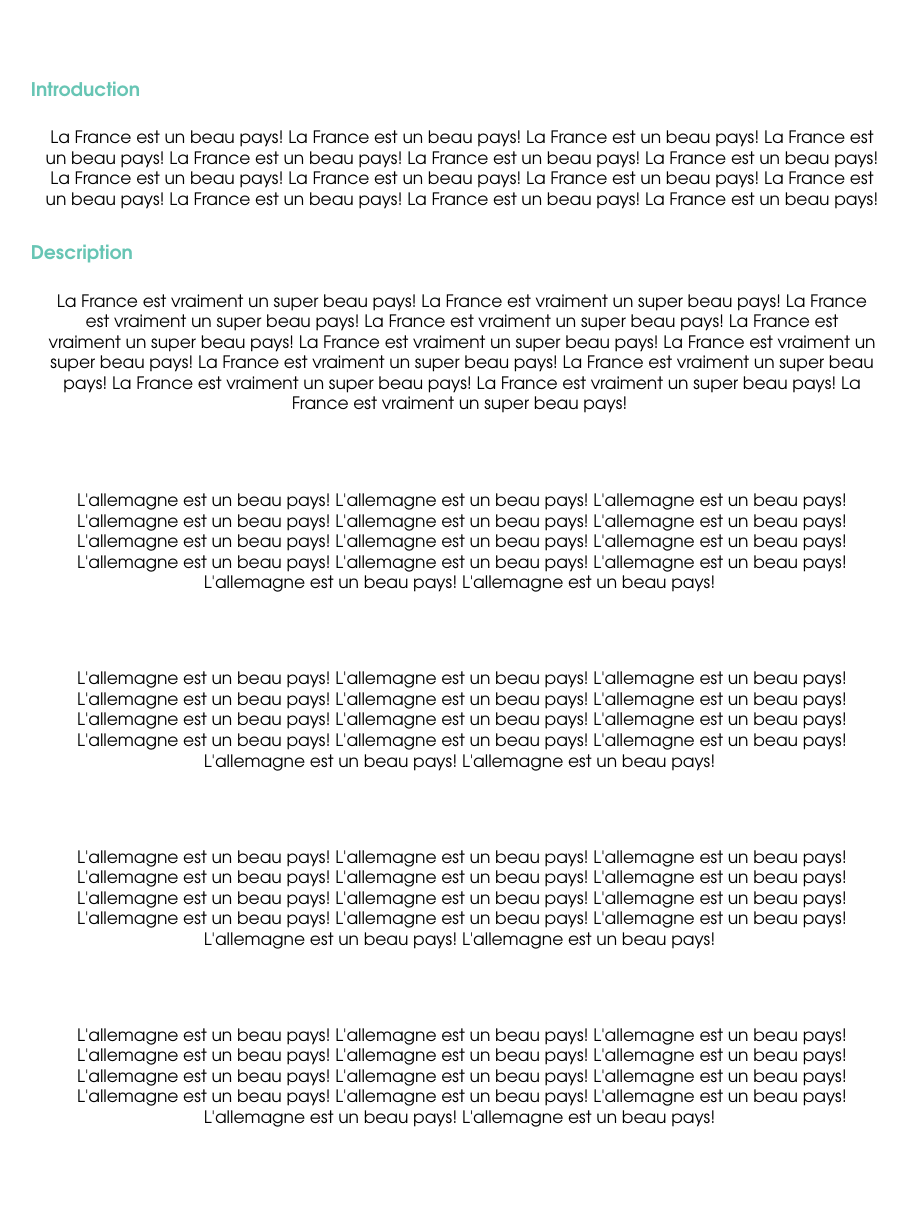
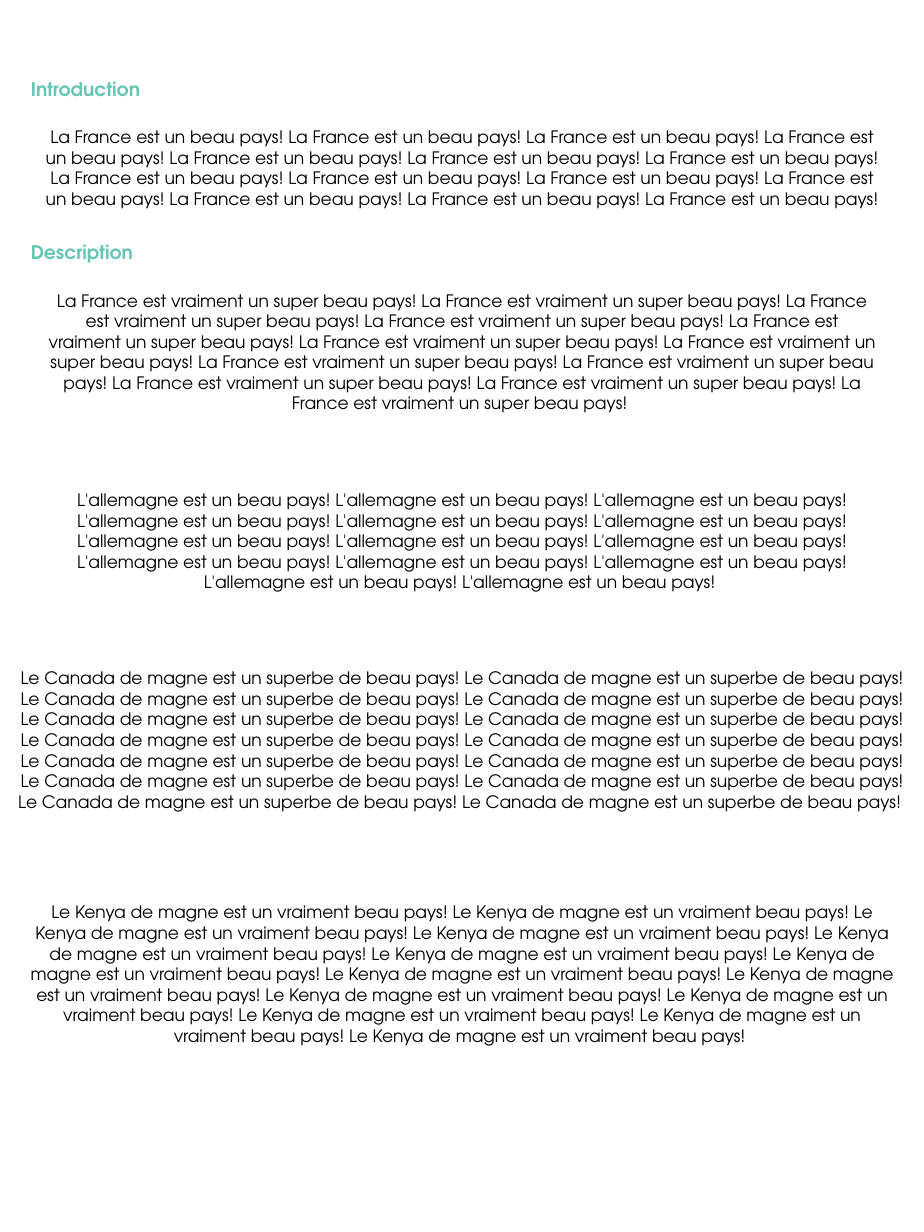
Before and after one commit to Msa360/pptx_template_cin, a slide deck: slide 2 of powerpoints/test.pptx. Drawn at 924x1232 pixels with LibreOffice and Linux fonts; fonts in the diff are those of the drawing; background and template pictures are left out. Boxes give left, top, right and bottom in pixels: in the first picture for what was removed or moved away, otherwise in the second. Text is boxed around its words. In the diff, an @@ line names an element or a change of style, - is before the commit and + after.

```diff
--- a/powerpoints/test.pptx
+++ b/powerpoints/test.pptx
@@ text at [18,671,903,812]: text changed @@
-L'allemagne est un beau pays! L'allemagne est un beau pays! L'allemagne est un beau pays!
-L'allemagne est un beau pays! L'allemagne est un beau pays! L'allemagne est un beau pays!
-L'allemagne est un beau pays! L'allemagne est un beau pays! L'allemagne est un beau pays!
-L'allemagne est un beau pays! L'allemagne est un beau pays! L'allemagne est un beau pays!
-L'allemagne est un beau pays! L'allemagne est un beau pays!
+Le Canada de magne est un superbe de beau pays! Le Canada de magne est un superbe de beau pays!
+Le Canada de magne est un superbe de beau pays! Le Canada de magne est un superbe de beau pays!
+Le Canada de magne est un superbe de beau pays! Le Canada de magne est un superbe de beau pays!
+Le Canada de magne est un superbe de beau pays! Le Canada de magne est un superbe de beau pays!
+Le Canada de magne est un superbe de beau pays! Le Canada de magne est un superbe de beau pays!
+Le Canada de magne est un superbe de beau pays! Le Canada de magne est un superbe de beau pays!
+Le Canada de magne est un superbe de beau pays! Le Canada de magne est un superbe de beau pays!
@@ text at [31,905,894,1046]: text changed @@
-L'allemagne est un beau pays! L'allemagne est un beau pays! L'allemagne est un beau pays!
-L'allemagne est un beau pays! L'allemagne est un beau pays! L'allemagne est un beau pays!
-L'allemagne est un beau pays! L'allemagne est un beau pays! L'allemagne est un beau pays!
-L'allemagne est un beau pays! L'allemagne est un beau pays! L'allemagne est un beau pays!
-L'allemagne est un beau pays! L'allemagne est un beau pays!
+Le Kenya de magne est un vraiment beau pays! Le Kenya de magne est un vraiment beau pays! Le
+Kenya de magne est un vraiment beau pays! Le Kenya de magne est un vraiment beau pays! Le Kenya
+de magne est un vraiment beau pays! Le Kenya de magne est un vraiment beau pays! Le Kenya de
+magne est un vraiment beau pays! Le Kenya de magne est un vraiment beau pays! Le Kenya de magne
+est un vraiment beau pays! Le Kenya de magne est un vraiment beau pays! Le Kenya de magne est un
+vraiment beau pays! Le Kenya de magne est un vraiment beau pays! Le Kenya de magne est un
+vraiment beau pays! Le Kenya de magne est un vraiment beau pays!
@@ text removed at [77,1028,847,1127] @@
-L'allemagne est un beau pays! L'allemagne est un beau pays! L'allemagne est un beau pays!
-L'allemagne est un beau pays! L'allemagne est un beau pays! L'allemagne est un beau pays!
-L'allemagne est un beau pays! L'allemagne est un beau pays! L'allemagne est un beau pays!
-L'allemagne est un beau pays! L'allemagne est un beau pays! L'allemagne est un beau pays!
-L'allemagne est un beau pays! L'allemagne est un beau pays!
```
Also in this commit, not shown: 1 other slide changed, 1 slide added, 7 other files.
